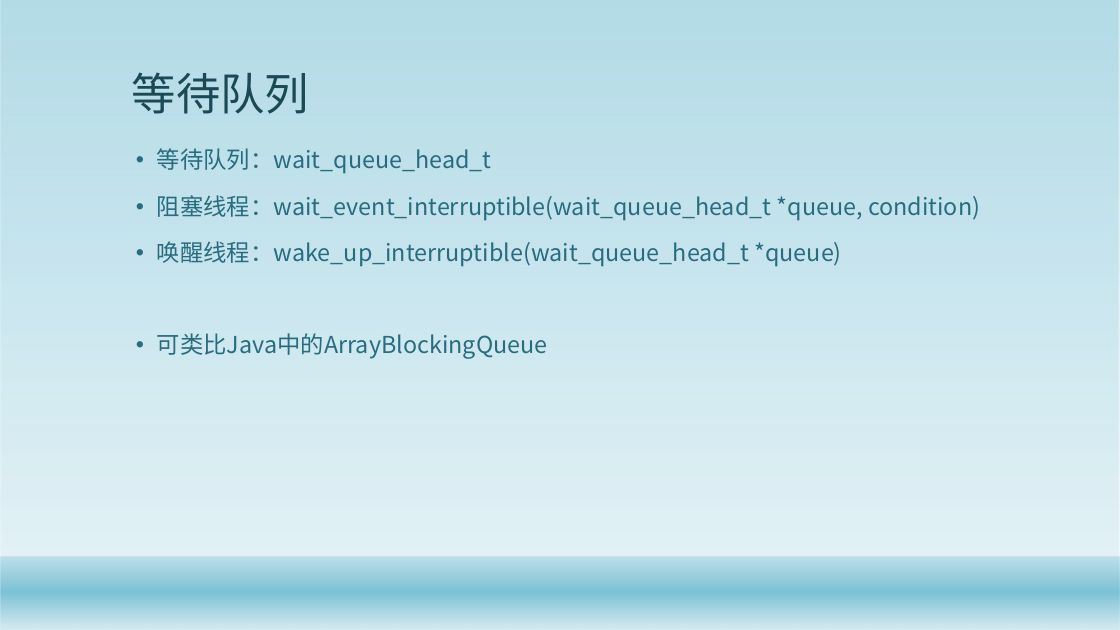
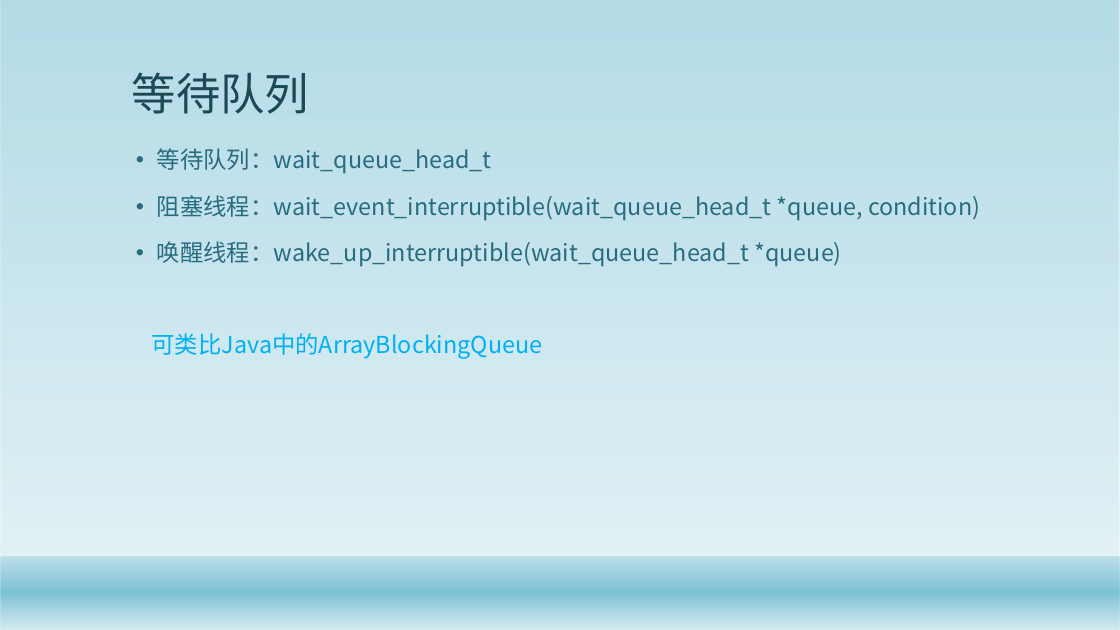
Before and after one commit to gaozhuo/binder-, a slide deck: slide 12 of 技术分享.pptx. Drawn at 1120x630 pixels with LibreOffice and Linux fonts; fonts in the diff are those of the drawing; background and template pictures are left out. Boxes give left, top, right and bottom in pixels: in the first picture for what was removed or moved away, otherwise in the second. Text is boxed around its words. In the diff, an @@ line names an element or a change of style, - is before the commit and + after.

```diff
--- a/技术分享.pptx
+++ b/技术分享.pptx
@@ text at <box>152,333,543,359</box>: text colour #296D7F to #00B0F0 in "可类比Java中的ArrayBlockingQueue"; bullet • to none @@
```
Also in this commit, not shown: 1 other slide changed, 13 slides added, 7 slides removed, 3 other files.
